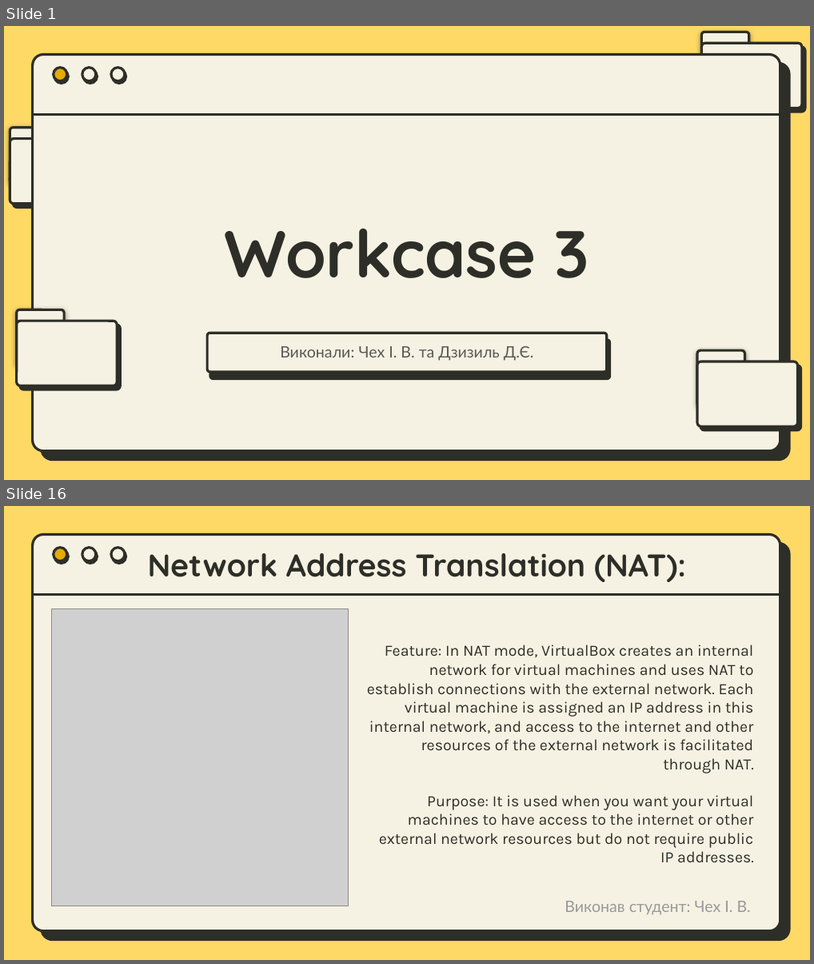
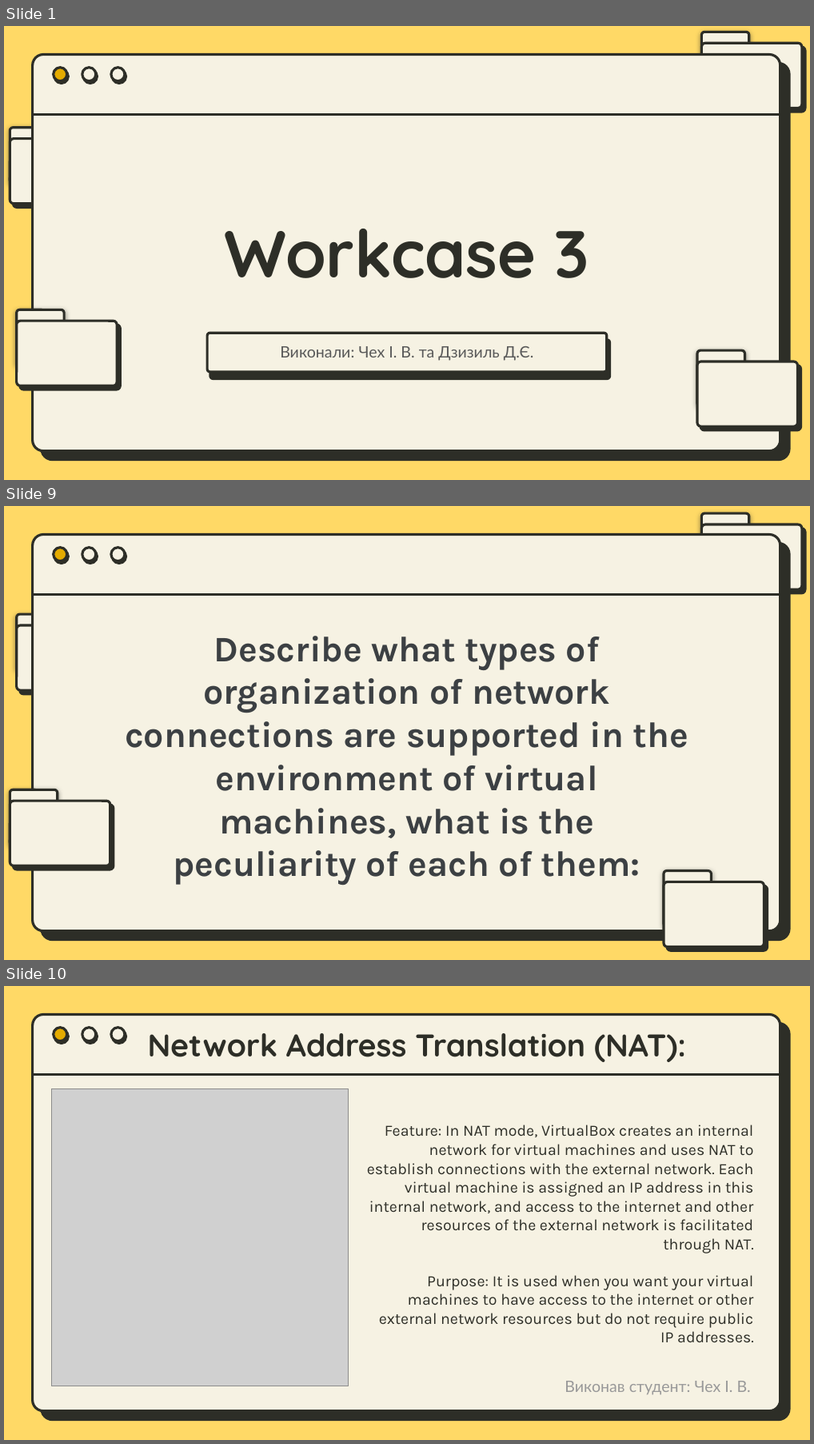
Before and after one commit to IvanChekh/MatematicainsLivesMatter, a slide deck: Workcase №3 .pptx. Shown one above the other, each under a label of ours: slides 1 and 16 before the commit, slides 1, 9 and 10 after it; the slides between them are not shown. The pictures are 814x964 and 814x1444 pixels, drawn with LibreOffice and Linux fonts; fonts in the diff are those of the drawing; grey boxes stand for pictures. Boxes give left, top, right and bottom in pixels: in the first picture for what was removed or moved away, otherwise in the second. Text is boxed around its words. In the diff, an @@ line names an element or a change of style, - is before the commit and + after.

```diff
--- a/Workcase №3 .pptx
+++ b/Workcase №3 .pptx
@@ slide 9 added at bbox=[4, 506, 810, 960], background #FFD966; not listed: 5 template elements that a slide beside it also shows @@
@@ rounded rectangle added at bbox=[702, 513, 749, 569], fill #F6F2E3, outline #2D2E27 2.25 pt @@
@@ rounded rectangle added at bbox=[702, 524, 802, 589], fill #F6F2E3, outline #2D2E27 2.25 pt @@
@@ rounded rectangle added at bbox=[17, 614, 65, 670], fill #F6F2E3, outline #2D2E27 2.25 pt @@
@@ rounded rectangle added at bbox=[17, 625, 117, 690], fill #F6F2E3, outline #2D2E27 2.25 pt @@
@@ title added at bbox=[125, 636, 689, 884], 32 pt, text #3C4043, bold @@
+Describe what types of organization of network connections are supported in the environment of virtual machines, what is the peculiarity of each of them:
@@ rounded rectangle added at bbox=[10, 790, 58, 845], fill #F6F2E3, outline #2D2E27 2.25 pt @@
@@ rounded rectangle added at bbox=[10, 800, 110, 865], fill #F6F2E3, outline #2D2E27 2.25 pt @@
@@ rounded rectangle added at bbox=[664, 871, 711, 926], fill #F6F2E3, outline #2D2E27 2.25 pt @@
@@ rounded rectangle added at bbox=[664, 882, 764, 946], fill #F6F2E3, outline #2D2E27 2.25 pt @@
@@ what was slide 16 is now slide 10 @@
```
Also in this commit, not shown: 7 slides changed, 7 other slides added, 8 slides removed.
